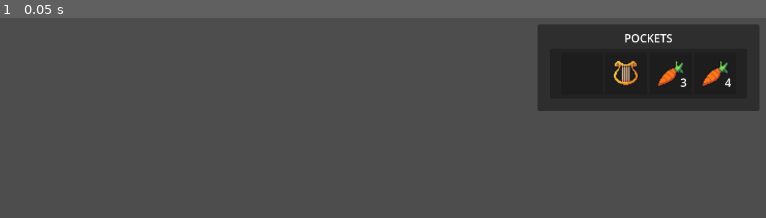
Above: before the commit, frame 1.
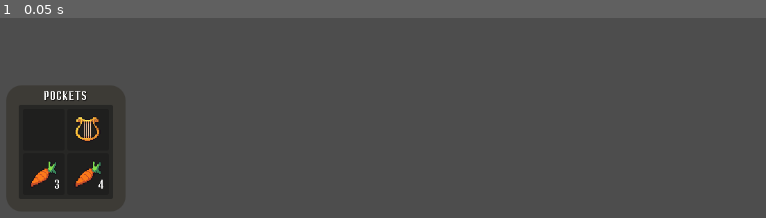
Above: after the commit, the same moment.

Repository: hamgoblin45/Fascism-Sim
Game: Godot game, scene res://Interface/inventory_ui.tscn
Two runs of this game, one before a commit and one after it. Both use one fixed random seed, a clock stepped at 60 frames per second and the inputs below.
Inputs:
- Up to frame 1 (0.05 s): no input

The runs differ from the first frame. In frame 1, 18% of the frame differs, in the area x 2-100%, y 3-91%.

Commit message:
Imrpvoed UI visuals

Diff:
--- /dev/null
+++ b/fasc-sim-inventory-ui/Interface/InventoryPanelStyle.tres
@@ -0,0 +1,8 @@
+[gd_resource type="StyleBoxFlat" format=3 uid="uid://cu8wrnw314hjl"]
+
+[resource]
+bg_color = Color(0.18431373, 0.17254902, 0.13725491, 0.5411765)
+corner_radius_top_left = 22
+corner_radius_top_right = 22
+corner_radius_bottom_right = 22
+corner_radius_bottom_left = 22
--- a/fasc-sim-inventory-ui/Interface/TestStuff/test_item_1.tres
+++ b/fasc-sim-inventory-ui/Interface/TestStuff/test_item_1.tres
@@ -12,6 +12,5 @@
 name = "Harp"
 texture = SubResource("AtlasTexture_m0hq4")
 description = "A simple harp"
-flavor = "Lemme play a harp, bitch!"
 useable = true
 metadata/_custom_type_script = "uid://dwbtgkwya4a0e"
--- a/fasc-sim-inventory-ui/Interface/inventory_ui.tscn
+++ b/fasc-sim-inventory-ui/Interface/inventory_ui.tscn
@@ -6,6 +6,7 @@
 [ext_resource type="Script" uid="uid://bg2a6tr7dx7cs" path="res://Data/InventorySlotData.gd" id="3_cx7ba"]
 [ext_resource type="Resource" uid="uid://fligqycw40pd" path="res://Interface/TestStuff/test_item_1.tres" id="4_cx7ba"]
 [ext_resource type="Resource" uid="uid://bu7k1xa16ud57" path="res://Interface/TestStuff/test_item_2.tres" id="5_m26qo"]
+[ext_resource type="StyleBox" uid="uid://cu8wrnw314hjl" path="res://Interface/InventoryPanelStyle.tres" id="6_3y5k6"]
 [ext_resource type="Script" uid="uid://bi8gfy8qlexw5" path="res://Interface/item_context_ui.gd" id="8_3xrn1"]
 [ext_resource type="Texture2D" uid="uid://c8ptw3jtdkmqe" path="res://Interface/TestStuff/test_atlas_texture.tres" id="8_bjljn"]
 [ext_resource type="Script" uid="uid://coyexc2fjsnd0" path="res://Interface/split_stack_ui.gd" id="9_3xrn1"]
@@ -32,9 +33,54 @@
 slot_datas = Array[ExtResource("3_cx7ba")]([null, SubResource("Resource_kfiqh"), SubResource("Resource_bjljn"), SubResource("Resource_3xrn1")])
 metadata/_custom_type_script = "uid://crfuvv7qrrub3"
 
+[sub_resource type="StyleBoxFlat" id="StyleBoxFlat_3xrn1"]
+bg_color = Color(0.32172796, 0.32172796, 0.32172787, 1)
+border_width_left = 3
+border_width_top = 3
+border_width_right = 3
+border_width_bottom = 3
+corner_radius_top_left = 8
+corner_radius_top_right = 8
+corner_radius_bottom_right = 8
+corner_radius_bottom_left = 8
+
+[sub_resource type="StyleBoxFlat" id="StyleBoxFlat_3y5k6"]
+bg_color = Color(0.32172796, 0.32172796, 0.32172787, 1)
+border_width_left = 3
+border_width_top = 3
+border_width_right = 3
+border_width_bottom = 3
+corner_radius_top_left = 8
+corner_radius_top_right = 8
+corner_radius_bottom_right = 8
+corner_radius_bottom_left = 8
+
+[sub_resource type="StyleBoxFlat" id="StyleBoxFlat_gur8t"]
+bg_color = Color(0.32172796, 0.32172796, 0.32172787, 1)
+border_width_left = 3
+border_width_top = 3
+border_width_right = 3
+border_width_bottom = 3
+corner_radius_top_left = 8
+corner_radius_top_right = 8
+corner_radius_bottom_right = 8
+corner_radius_bottom_left = 8
+
+[sub_resource type="StyleBoxFlat" id="StyleBoxFlat_c0f0r"]
+bg_color = Color(0.32172796, 0.32172796, 0.32172787, 1)
+border_width_left = 3
+border_width_top = 3
+border_width_right = 3
+border_width_bottom = 3
+corner_radius_top_left = 8
+corner_radius_top_right = 8
+corner_radius_bottom_right = 8
+corner_radius_bottom_left = 8
+
 [sub_resource type="StyleBoxEmpty" id="StyleBoxEmpty_bjljn"]
 
 [node name="InventoryControl" type="Control"]
+texture_filter = 1
 layout_mode = 3
 anchors_preset = 15
 anchor_right = 1.0
@@ -46,12 +92,12 @@
 
 [node name="PlayerInventoryUI" type="PanelContainer" parent="."]
 unique_name_in_owner = true
-custom_minimum_size = Vector2(320, 0)
 layout_mode = 0
-offset_left = 801.0
-offset_top = 347.0
-offset_right = 1121.0
-offset_bottom = 460.0
+offset_left = 35.0
+offset_top = 435.0
+offset_right = 207.0
+offset_bottom = 617.0
+theme_override_styles/panel = ExtResource("6_3y5k6")
 
 [node name="MarginContainer" type="MarginContainer" parent="PlayerInventoryUI"]
 layout_mode = 2
@@ -65,6 +111,7 @@
 
 [node name="PocketsLabel" type="Label" parent="PlayerInventoryUI/MarginContainer/VBoxContainer"]
 layout_mode = 2
+theme_override_colors/font_shadow_color = Color(0, 0, 0, 0.49803922)
 text = "POCKETS"
 horizontal_alignment = 1
 
@@ -83,19 +130,23 @@
 unique_name_in_owner = true
 layout_mode = 2
 size_flags_horizontal = 4
-columns = 4
+columns = 2
 
 [node name="InventorySlotUI" parent="PlayerInventoryUI/MarginContainer/VBoxContainer/SlotsPanel/MarginContainer/PocketSlotContainer" instance=ExtResource("2_spoia")]
 layout_mode = 2
+theme_override_styles/panel = SubResource("StyleBoxFlat_3xrn1")
 
 [node name="InventorySlotUI2" parent="PlayerInventoryUI/MarginContainer/VBoxContainer/SlotsPanel/MarginContainer/PocketSlotContainer" instance=ExtResource("2_spoia")]
 layout_mode = 2
+theme_override_styles/panel = SubResource("StyleBoxFlat_3y5k6")
 
 [node name="InventorySlotUI3" parent="PlayerInventoryUI/MarginContainer/VBoxContainer/SlotsPanel/MarginContainer/PocketSlotContainer" instance=ExtResource("2_spoia")]
 layout_mode = 2
+theme_override_styles/panel = SubResource("StyleBoxFlat_gur8t")
 
 [node name="InventorySlotUI4" parent="PlayerInventoryUI/MarginContainer/VBoxContainer/SlotsPanel/MarginContainer/PocketSlotContainer" instance=ExtResource("2_spoia")]
 layout_mode = 2
+theme_override_styles/panel = SubResource("StyleBoxFlat_c0f0r")
 
 [node name="GrabbedSlotUI" type="PanelContainer" parent="."]
 unique_name_in_owner = true
@@ -146,6 +197,7 @@
 offset_bottom = -4.0
 pivot_offset = Vector2(239, 178)
 mouse_filter = 1
+theme_override_styles/panel = ExtResource("6_3y5k6")
 script = ExtResource("8_3xrn1")
 
 [node name="MarginContainer" type="MarginContainer" parent="ItemContextUI"]
@@ -162,6 +214,9 @@
 [node name="ItemName" type="Label" parent="ItemContextUI/MarginContainer/VBoxContainer"]
 unique_name_in_owner = true
 layout_mode = 2
+theme_override_colors/font_color = Color(0.45080644, 0.603062, 0.86143565, 1)
+theme_override_colors/font_shadow_color = Color(0, 0, 0, 0.54509807)
+theme_override_constants/shadow_outline_size = 2
 theme_override_font_sizes/font_size = 20
 text = "ItemName"
 horizontal_alignment = 1
@@ -170,6 +225,7 @@
 unique_name_in_owner = true
 layout_mode = 2
 mouse_filter = 2
+theme_override_colors/font_shadow_color = Color(0, 0, 0, 0.4392157)
 bbcode_enabled = true
 text = "[center]This is the [color=gold] item [/color] description"
 fit_content = true
@@ -178,6 +234,7 @@
 unique_name_in_owner = true
 layout_mode = 2
 mouse_filter = 2
+theme_override_colors/font_shadow_color = Color(0, 0, 0, 0.2784314)
 theme_override_font_sizes/normal_font_size = 12
 theme_override_font_sizes/bold_italics_font_size = 12
 theme_override_font_sizes/italics_font_size = 12
@@ -213,6 +270,7 @@
 offset_left = -200.0
 offset_bottom = 70.0
 mouse_filter = 1
+theme_override_styles/panel = ExtResource("6_3y5k6")
 script = ExtResource("9_3xrn1")
 
 [node name="MarginContainer" type="MarginContainer" parent="SplitStackUI"]
--- a/fasc-sim-inventory-ui/Interface/item_context_ui.gd
+++ b/fasc-sim-inventory-ui/Interface/item_context_ui.gd
@@ -27,7 +27,7 @@
 	if slot_data.item_data.useable:
 		use_button.show()
 
-	global_position = Vector2(get_global_mouse_position().x - 200, get_global_mouse_position().y - 180)
+	global_position = Vector2(get_global_mouse_position().x, get_global_mouse_position().y - 180)
 
 func _physics_process(_delta: float) -> void:
 	if !visible: return
--- a/fasc-sim-inventory-ui/Interface/split_stack_ui.gd
+++ b/fasc-sim-inventory-ui/Interface/split_stack_ui.gd
@@ -17,7 +17,7 @@
 	if not slot.item_data.stackable: return
 	await get_tree().create_timer(0.01).timeout
 	show()
-	global_position = Vector2(get_global_mouse_position().x - 150, get_global_mouse_position().y - 90)
+	global_position = Vector2(get_global_mouse_position().x, get_global_mouse_position().y - 90)
 	slot_data = slot
 	split_qty.text = "%s/%s" % [str(snappedi(split_slider.value,1)), str(slot.quantity)]
 	split_slider.max_value = slot.quantity
--- a/fasc-sim-inventory-ui/project.godot
+++ b/fasc-sim-inventory-ui/project.godot
@@ -24,6 +24,10 @@
 
 project/assembly_name="FascSim-InventoryUI"
 
+[gui]
+
+theme/custom_font="uid://bac8hyfa4piml"
+
 [input]
 
 click={
Binary file added: fasc-sim-inventory-ui/Interface/Fonts/lunchds.ttf
Not shown, added: fasc-sim-inventory-ui/Interface/Fonts/lunchds.ttf.import
Not shown: 1 places in fasc-sim-inventory-ui/Interface/inventory_ui.tscn that only renumber resources
